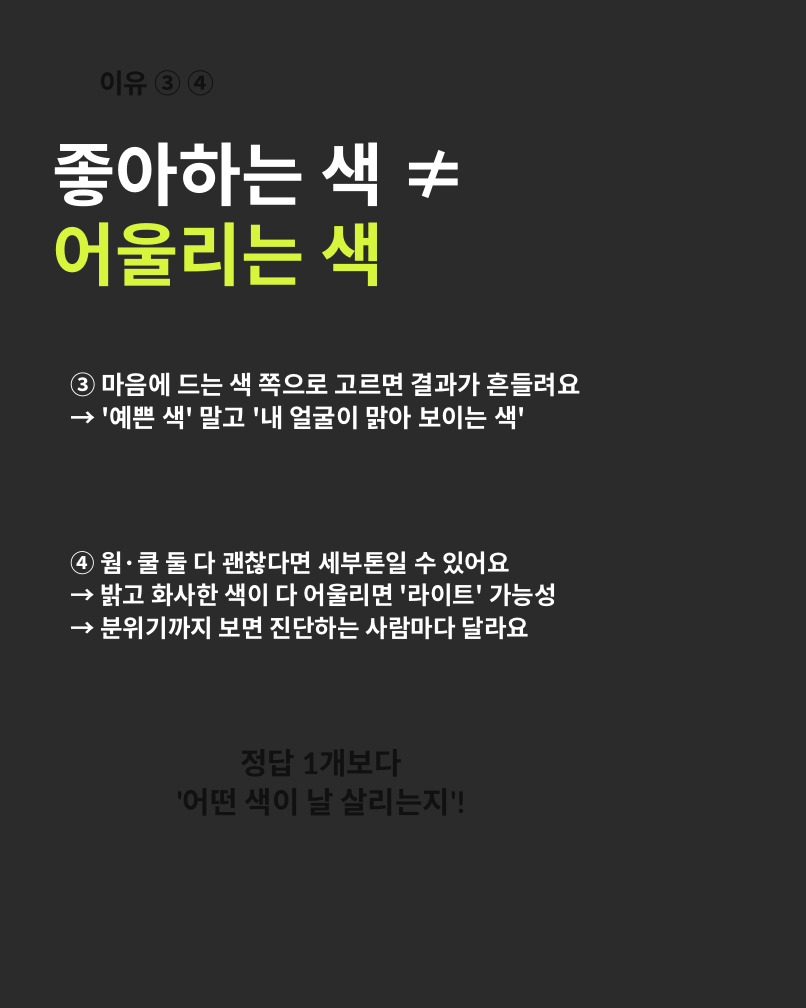
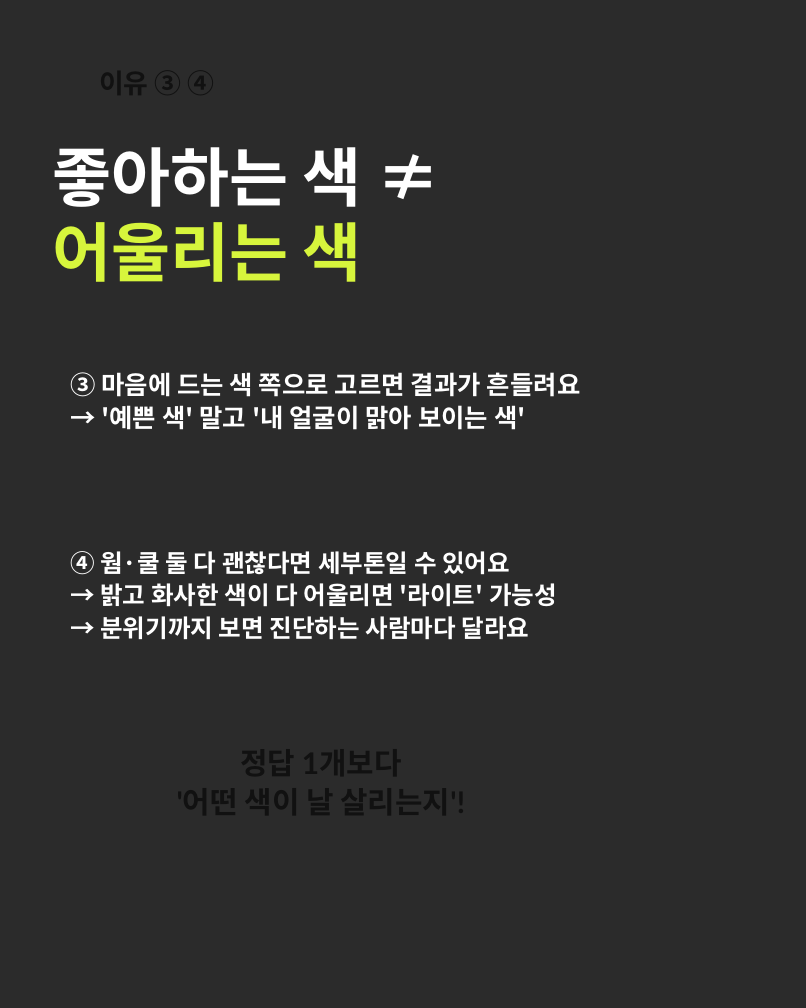
Before and after one commit to geben147-create/Insta, a slide deck: slide 4 of hermes-20261109/v3_card/V3_08_editable.pptx. Drawn at 806x1008 pixels with LibreOffice and Linux fonts; fonts in the diff are those of the drawing; background and template pictures are left out; a plain dark background stands for a picture behind light text. Boxes give left, top, right and bottom in pixels: in the first picture for what was removed or moved away, otherwise in the second. Text is boxed around its words. In the diff, an @@ line names an element or a change of style, - is before the commit and + after.

```diff
--- a/hermes-20261109/v3_card/V3_08_editable.pptx
+++ b/hermes-20261109/v3_card/V3_08_editable.pptx
@@ text "좋아하는 색 ≠" at (52,147,362,282): size 69 to 64.5 pt @@
```
Also in this commit, not shown: 2 other slides changed.
